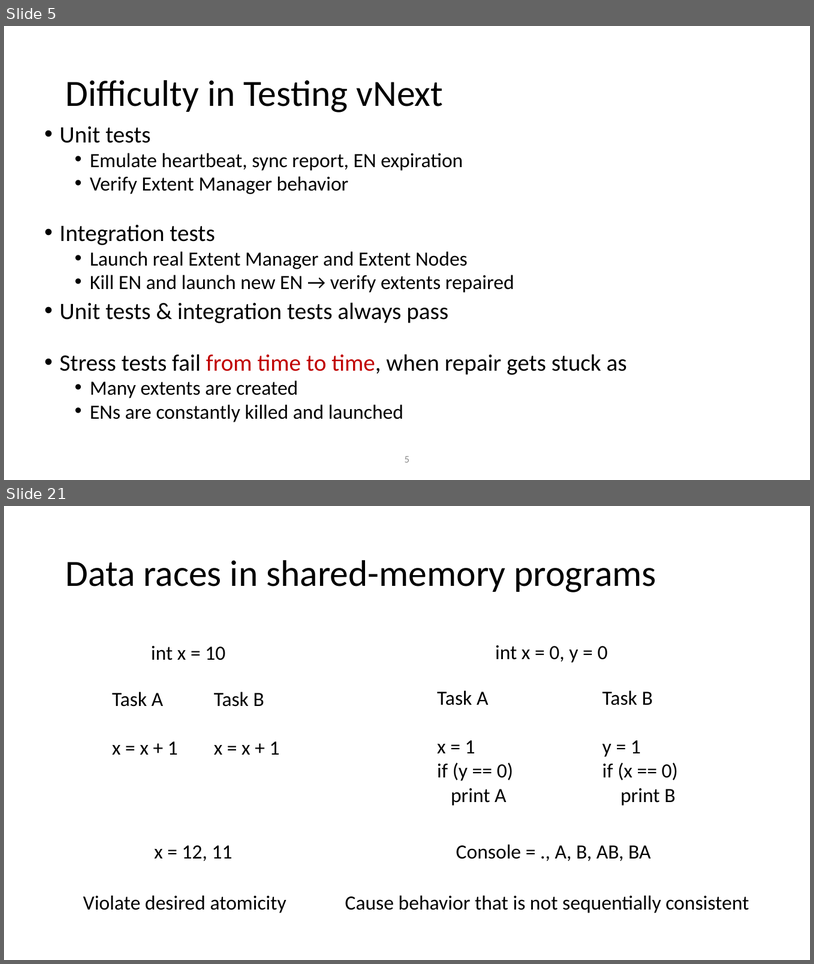
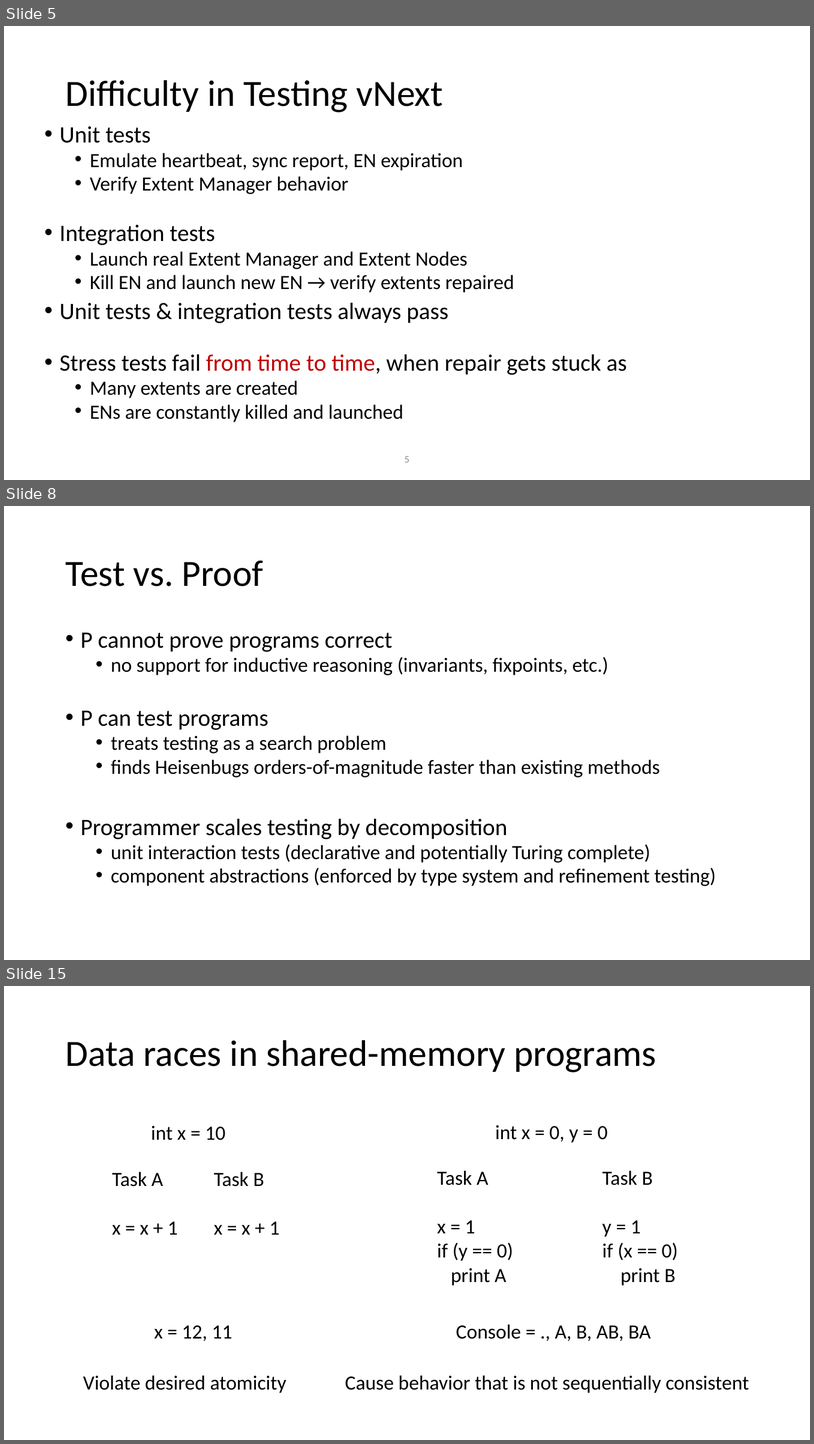
Before and after one commit to p-org/P, a slide deck: RVTutorial/P-tutorial-Part-1.pptx. Shown one above the other, each under a label of ours: slides 5 and 21 before the commit, slides 5, 8 and 15 after it; the slides between them are not shown. The pictures are 814x964 and 814x1444 pixels, drawn with LibreOffice and Linux fonts; fonts in the diff are those of the drawing. Boxes give left, top, right and bottom in pixels: in the first picture for what was removed or moved away, otherwise in the second. Text is boxed around its words. In the diff, an @@ line names an element or a change of style, - is before the commit and + after.

```diff
--- a/RVTutorial/P-tutorial-Part-1.pptx
+++ b/RVTutorial/P-tutorial-Part-1.pptx
@@ slide 8 added at box(4, 506, 810, 960), background #FFFFFF @@
@@ title added at box(65, 560, 264, 586), 44 pt, text #000000 @@
+Test vs. Proof
@@ text added at box(81, 633, 716, 886), 24 pt, text #000000 @@
+• P cannot prove programs correct
+  • no support for inductive reasoning (invariants, fixpoints, etc.)
+• P can test programs
+  • treats testing as a search problem
+  • finds Heisenbugs orders-of-magnitude faster than existing methods
+• Programmer scales testing by decomposition
+  • unit interaction tests (declarative and potentially Turing complete)
+  • component abstractions (enforced by type system and refinement testing)
@@ what was slide 21 is now slide 15 @@
```
Also in this commit, not shown: 6 slides changed, 6 other slides added, 1 slide removed, 6 other files.
